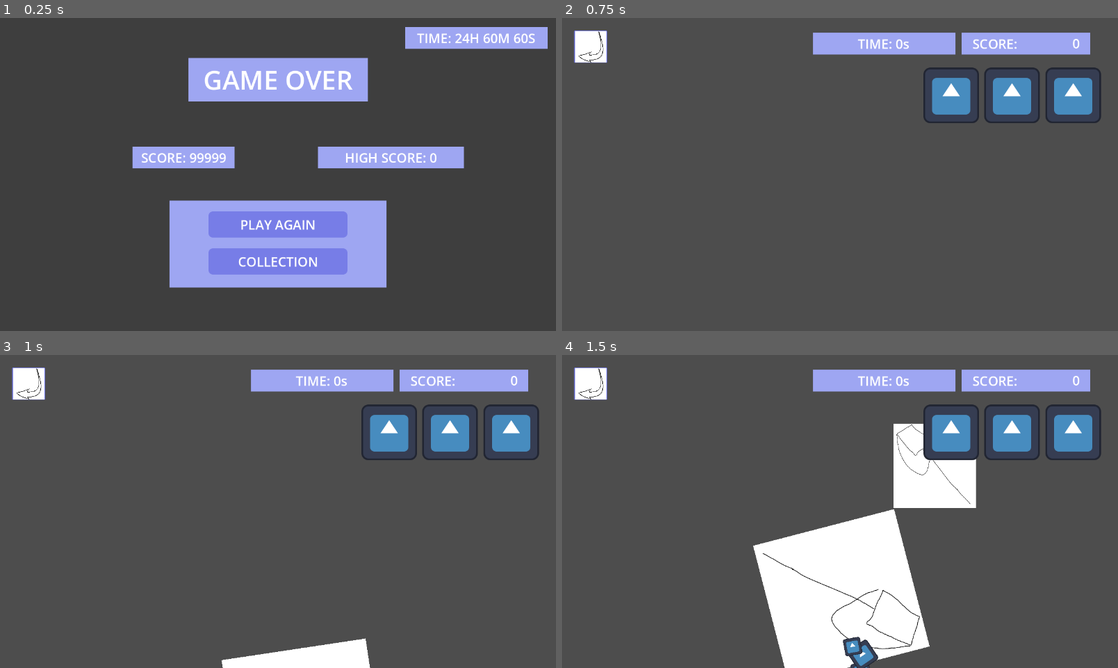
Above: before the commit, frames 1-4 (two rows, left to right).
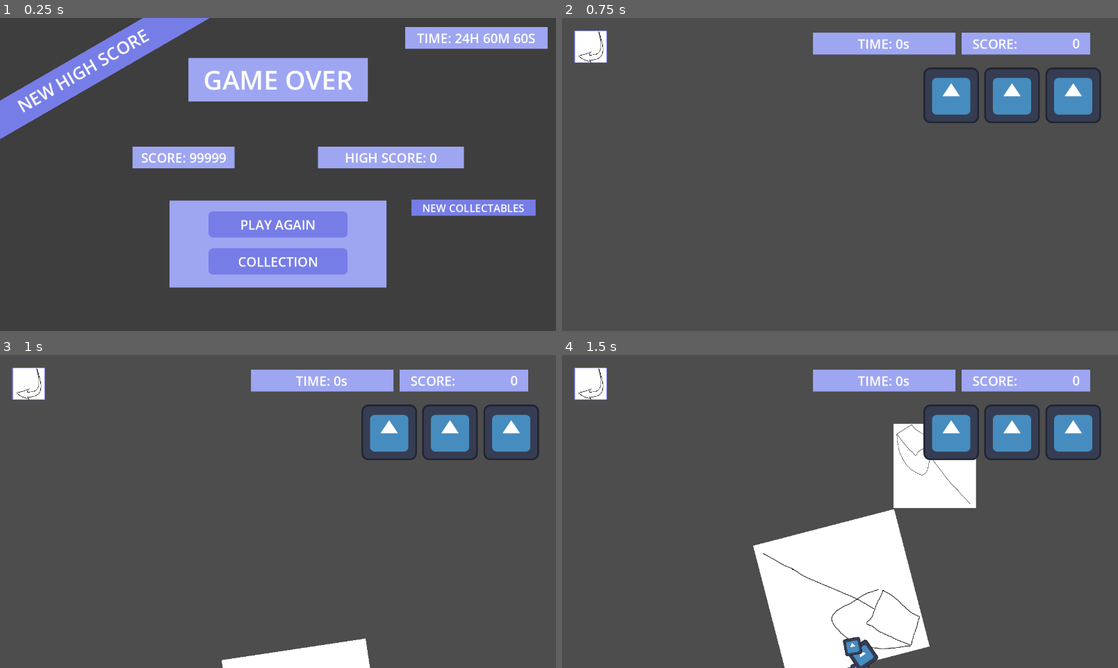
Above: after the commit, the same moments.

Repository: lolyay270/Mobile-Dev-Small
Game: Godot game, scene res://scenes/gameOver.tscn
Two runs of this game, one before a commit and one after it. Both use one fixed random seed, a clock stepped at 60 frames per second and the inputs below. This scene is started directly instead of the project's main scene. The engine's default icon, where the game draws it, is replaced by a stand-in: a white triangle on a blue panel in a dark square.
Inputs (mouse positions are in pixels of both pictures, inside the frame that each line leads up to):
- Up to frame 1 (0.25 s): no input
- Up to frame 2 (0.75 s): click "PLAY AGAIN" at 0.5 s
- Up to frame 3 (1 s): no input
- Up to frame 4 (1.5 s): move the mouse to (962, 495) at 1.27 s; press the mouse at (962, 495) at 1.28 s

The runs differ from the first frame. In frame 1, 5.2% of the frame differs, in the area x 0-97%, y 0-64%; in frame 2, nothing differs; in frame 3, nothing differs; in frame 4, nothing differs.
Error before the commit: Attempt to call function 'get_parent' in base 'null instance' on a null instance. (res://scripts/UI)
Error after the commit: Invalid access to property or key 'newCollected' on a base object of type 'null instance'. (res://scripts/UI)

Commit message:
feat(collect): new collected show in gameOver

Diff:
--- a/scenes/gameOver.tscn
+++ b/scenes/gameOver.tscn
@@ -6,6 +6,7 @@
 [ext_resource type="Theme" uid="uid://cv4hxqc66pyku" path="res://themes/option buttons/option buttons.tres" id="4_d1w46"]
 [ext_resource type="Script" uid="uid://da7hhtf23u7u8" path="res://scripts/UI elements/highScoreDisplay.gd" id="4_lwyln"]
 [ext_resource type="Script" uid="uid://dav5rnbek6wak" path="res://scripts/UI elements/loadSceneButton.gd" id="5_lwyln"]
+[ext_resource type="Script" uid="uid://bka1onxld78jv" path="res://scripts/UI elements/newCollectables.gd" id="7_voy3d"]
 
 [sub_resource type="LabelSettings" id="LabelSettings_dh54o"]
 font_size = 40
@@ -57,7 +58,6 @@
 script = ExtResource("1_gob2e")
 
 [node name="BG" type="ColorRect" parent="."]
-z_index = 1
 layout_mode = 1
 anchors_preset = 15
 anchor_right = 1.0
@@ -245,7 +245,6 @@
 sceneToLoad = "res://scenes/collection.tscn"
 
 [node name="new high score" type="Label" parent="."]
-visible = false
 z_index = 1
 layout_mode = 0
 offset_left = 7.0
@@ -276,5 +275,52 @@
 &"": SubResource("AnimationLibrary_lwyln")
 }
 
+[node name="newCollect" type="Label" parent="."]
+z_index = 2
+layout_mode = 2
+offset_left = 960.0
+offset_top = 420.0
+offset_right = 1285.0
+offset_bottom = 462.0
+grow_horizontal = 0
+scale = Vector2(0.8, 0.8)
+size_flags_horizontal = 4
+size_flags_vertical = 0
+theme_override_font_sizes/font_size = 8
+text = "NEW COLLECTABLES"
+label_settings = ExtResource("2_gob2e")
+horizontal_alignment = 1
+vertical_alignment = 1
+
+[node name="bg" type="ColorRect" parent="newCollect"]
+z_index = -1
+layout_mode = 1
+anchors_preset = 15
+anchor_right = 1.0
+anchor_bottom = 1.0
+grow_horizontal = 2
+grow_vertical = 2
+scale = Vector2(1.1, 1.1)
+pivot_offset = Vector2(162.5, 21)
+color = Color(0.466667, 0.490196, 0.905882, 1)
+
+[node name="newCollectables" type="GridContainer" parent="."]
+z_index = 1
+layout_mode = 1
+anchors_preset = 3
+anchor_left = 1.0
+anchor_top = 1.0
+anchor_right = 1.0
+anchor_bottom = 1.0
+offset_left = -320.0
+offset_top = -260.0
+offset_right = 5.0
+offset_bottom = -10.0
+grow_horizontal = 0
+grow_vertical = 0
+scale = Vector2(0.8, 0.8)
+columns = 2
+script = ExtResource("7_voy3d")
+
 [connection signal="button_up" from="SELECTIONS/new game" to="SELECTIONS/new game" method="_on_button_up"]
 [connection signal="button_up" from="SELECTIONS/collection" to="SELECTIONS/collection" method="_on_button_up"]
--- /dev/null
+++ b/scripts/UI elements/newCollectables.gd
@@ -0,0 +1,28 @@
+extends GridContainer
+
+@onready var gameStart: Node = $"/root/Game"
+@onready var newCollectHeading: Label = $"../newCollect"
+
+func _ready() -> void:
+	# get all objects to show
+	var objs: Array[Resource] = gameStart.newCollected
+
+	if objs.size() < 0:
+		newCollectHeading.hide()
+
+	else:
+		# adjust columns to fit the number of fish
+		# this will only look good until 10 objects, 11 looks BAD
+		self.columns = ceil(objs.size() / 2.0)
+
+		# add each object into the scene
+		for object in objs:
+			var collect: TextureRect = TextureRect.new()
+			add_child(collect)
+
+			# change to the correct texture and ensure it fills the grid's cell
+			collect.texture = object.sprite
+			collect.expand_mode = TextureRect.EXPAND_FIT_WIDTH
+			collect.stretch_mode = TextureRect.STRETCH_KEEP_ASPECT_CENTERED
+			collect.size_flags_horizontal = Control.SIZE_EXPAND_FILL
+			collect.size_flags_vertical = Control.SIZE_EXPAND_FILL
--- a/scripts/gameStart.gd
+++ b/scripts/gameStart.gd
@@ -16,6 +16,8 @@
 var betweenUIPaddingPerc: float = 0.01
 @export var betweenUIPaddingPx: float = 0
 
+@export var newCollected: Array[Resource] = []
+
 
 func _ready() -> void:
 	largestAxis = max(viewportSize.x, viewportSize.y)
--- a/scripts/net.gd
+++ b/scripts/net.gd
@@ -5,6 +5,7 @@
 extends Sprite2D
 
 #external scripts
+@onready var gameStart: Node = $"/root/Game"
 @onready var healthManager = $"/root/Game/Health"
 @onready var scoreManager = $"/root/Game/Score/Value"
 
@@ -26,6 +27,8 @@
 
 		# save that the obj has been collected
 		var currCount: int = GameManager.discovered.get(object.stats.name)
+		if currCount == 0:
+			gameStart.newCollected.append(object.stats)
 		GameManager.discovered.set(object.stats.name, currCount + 1)
 
 		SaveData.save_game()
Not shown: 1 places in scenes/gameOver.tscn that only renumber resources
Not shown, added: scripts/UI elements/newCollectables.gd.uid
